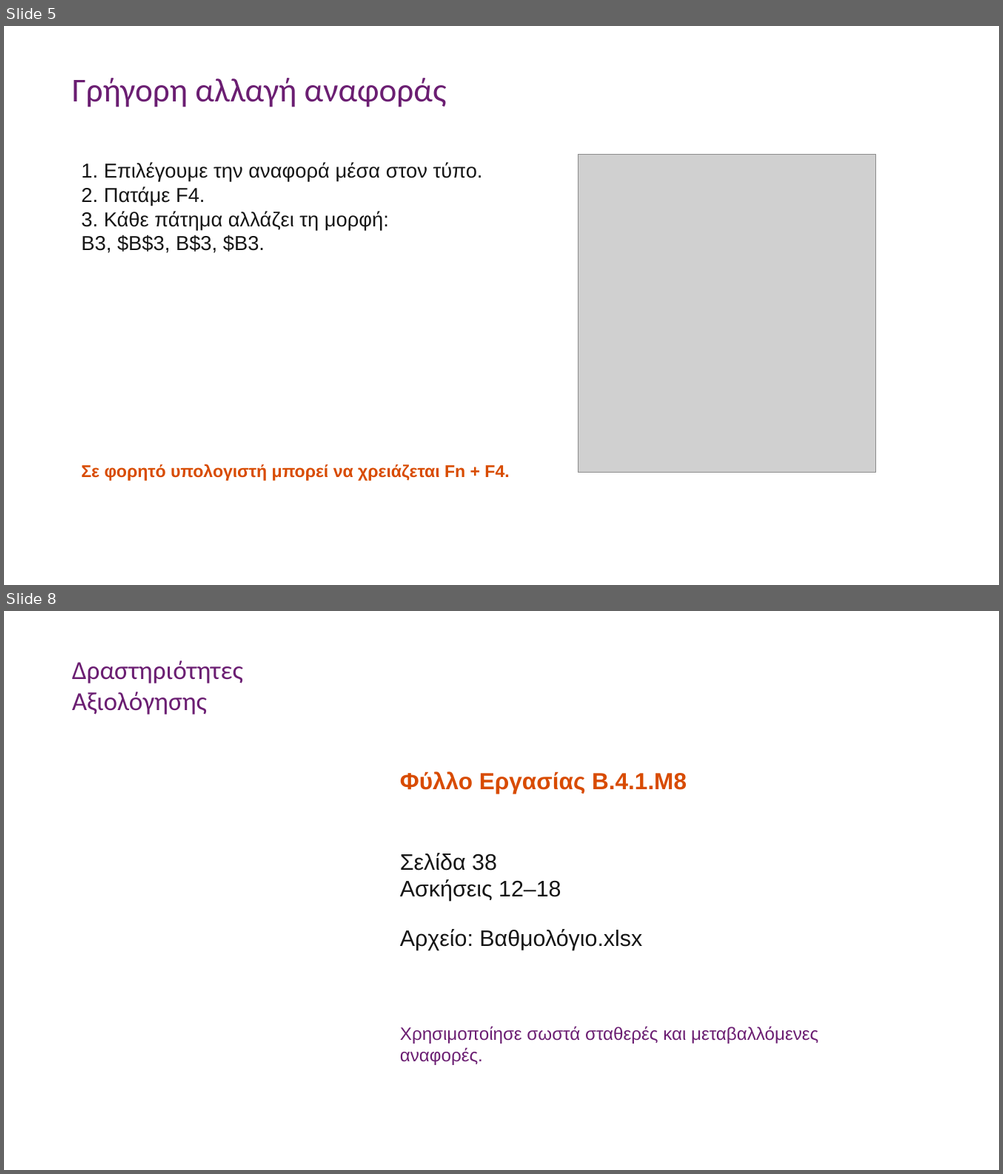
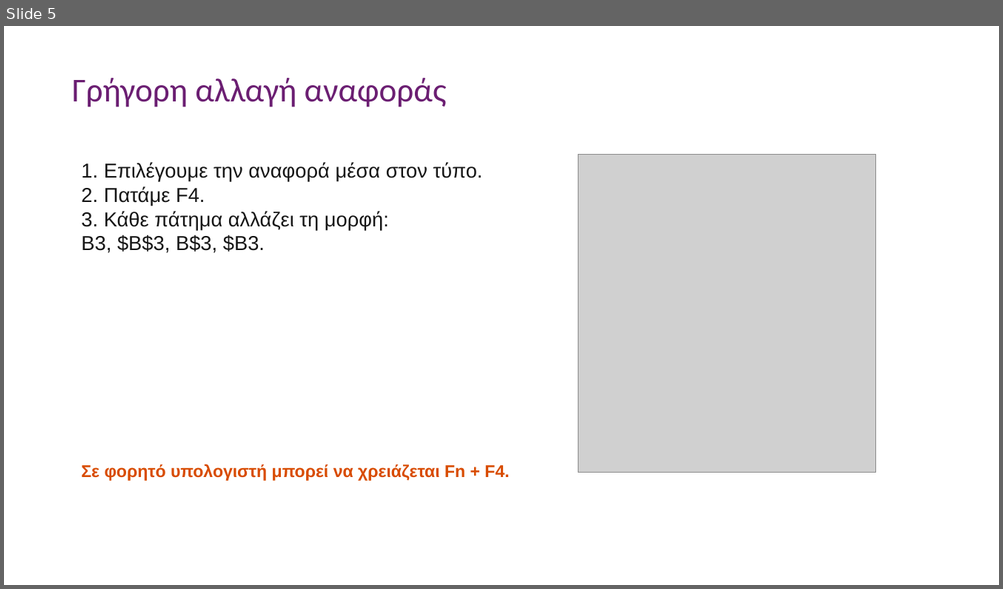
Before and after one commit to aristos32/education, a slide deck: paidagogiko/ΠΡΥ 036-1 - Διδακτική Πληροφορικής Ι/assginment-11-10-2026/B41M8 - Επεξεργασία αριθμητικών δεδομένων και αναφορές κελιών.pptx. Shown one above the other, each under a label of ours: slides 5 and 8 before the commit, slide 5 after it; the slides between them are not shown. The pictures are 1003x1174 and 1003x589 pixels, drawn with LibreOffice and Linux fonts; fonts in the diff are those of the drawing; grey boxes stand for pictures. Boxes give left, top, right and bottom in pixels: in the first picture for what was removed or moved away, otherwise in the second. Text is boxed around its words. In the diff, an @@ line names an element or a change of style, - is before the commit and + after.

```diff
--- a/paidagogiko/ΠΡΥ 036-1 - Διδακτική Πληροφορικής Ι/assginment-11-10-2026/B41M8 - Επεξεργασία αριθμητικών δεδομένων και αναφορές κελιών.pptx
+++ b/paidagogiko/ΠΡΥ 036-1 - Διδακτική Πληροφορικής Ι/assginment-11-10-2026/B41M8 - Επεξεργασία αριθμητικών δεδομένων και αναφορές κελιών.pptx
@@ slide 8 removed at <box>4,611,999,1170</box>, background #FFFFFF @@
@@ text removed at <box>72,661,243,715</box> @@
-Δραστηριότητες Αξιολόγησης
@@ text removed at <box>400,772,686,794</box> @@
-Φύλλο Εργασίας Β.4.1.M8
@@ text removed at <box>400,853,642,951</box> @@
-Σελίδα 38
-Ασκήσεις 12–18
-Αρχείο: Βαθμολόγιο.xlsx
@@ text removed at <box>400,1026,818,1065</box> @@
-Χρησιμοποίησε σωστά σταθερές και μεταβαλλόμενες αναφορές.
```
Also in this commit, not shown: 1 other slide removed, 13 other files.
